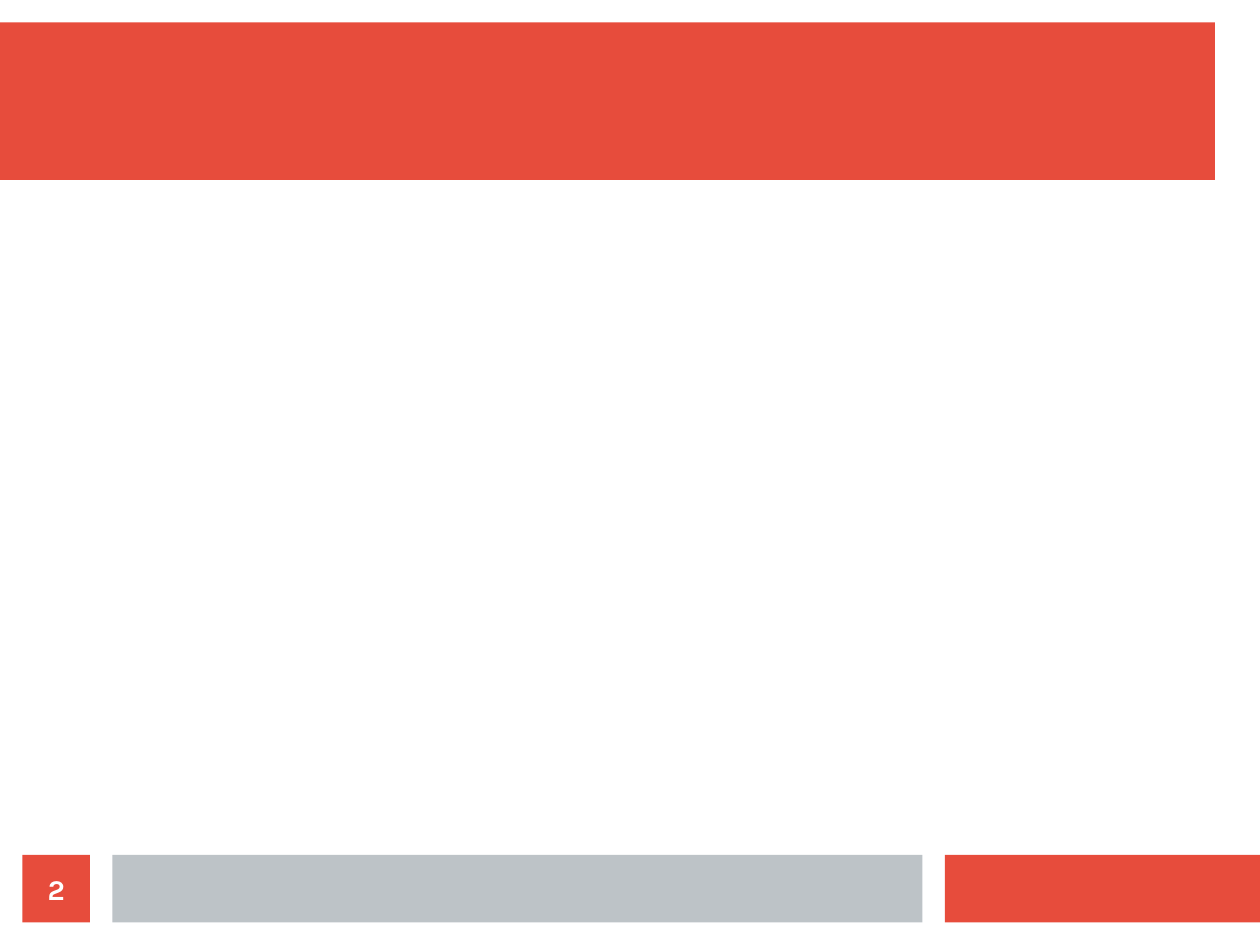
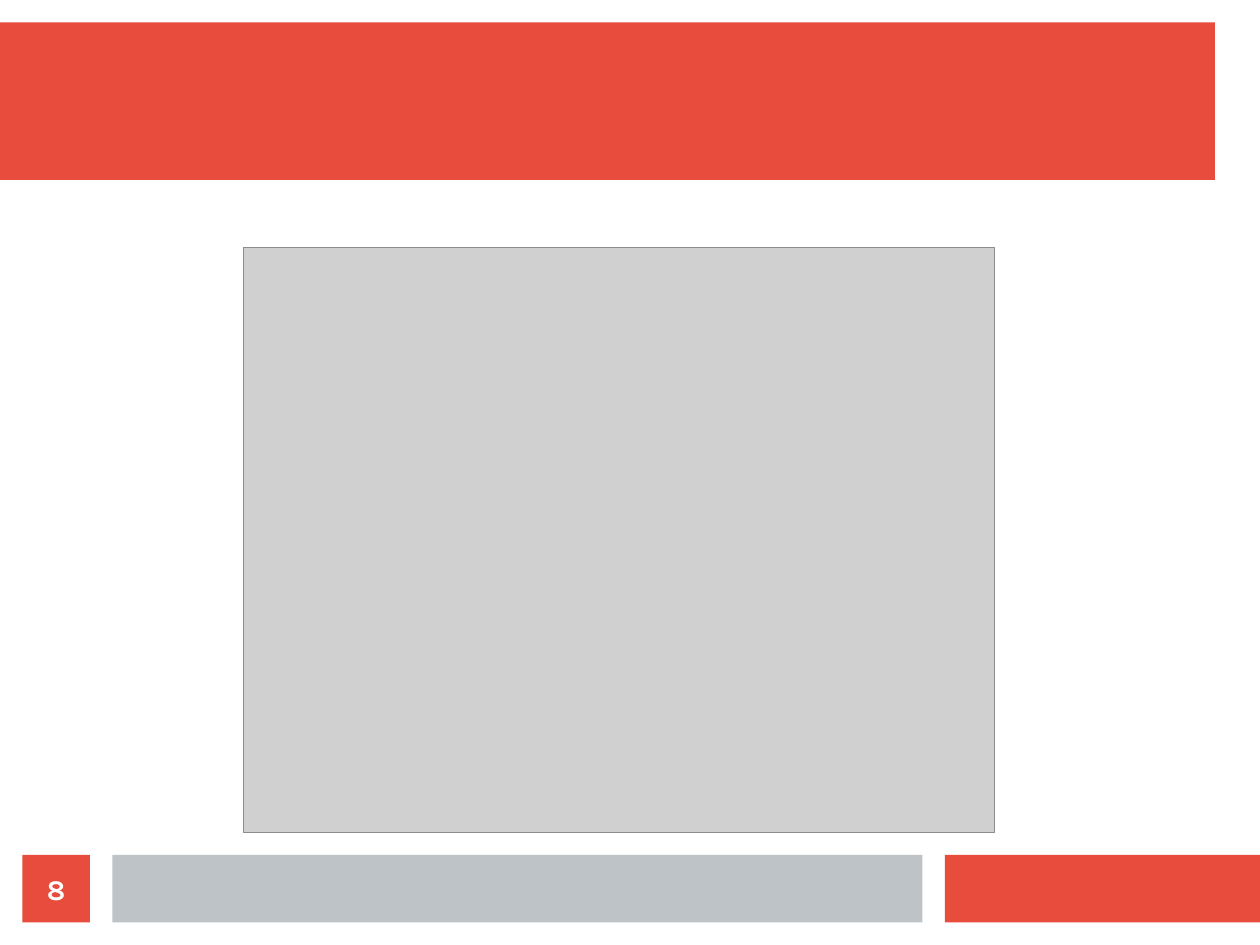
Before and after one commit to joelogg/Imagenes, a slide deck: slide 8 of Semana2-15-02-2018/T1_Diapositivas2.odp (slide 2 before the commit). Drawn at 1260x945 pixels with LibreOffice and Linux fonts; fonts in the diff are those of the drawing; grey boxes stand for pictures. Boxes give left, top, right and bottom in pixels: in the first picture for what was removed or moved away, otherwise in the second. Text is boxed around its words. In the diff, an @@ line names an element or a change of style, - is before the commit and + after.

```diff
--- a/Semana2-15-02-2018/T1_Diapositivas2.odp
+++ b/Semana2-15-02-2018/T1_Diapositivas2.odp
@@ picture added at (244,248,995,834) @@
@@ page number at (47,881,65,901): text changed @@
-2
+8
```
Also in this commit, not shown: 8 slides added, 1 other file.
